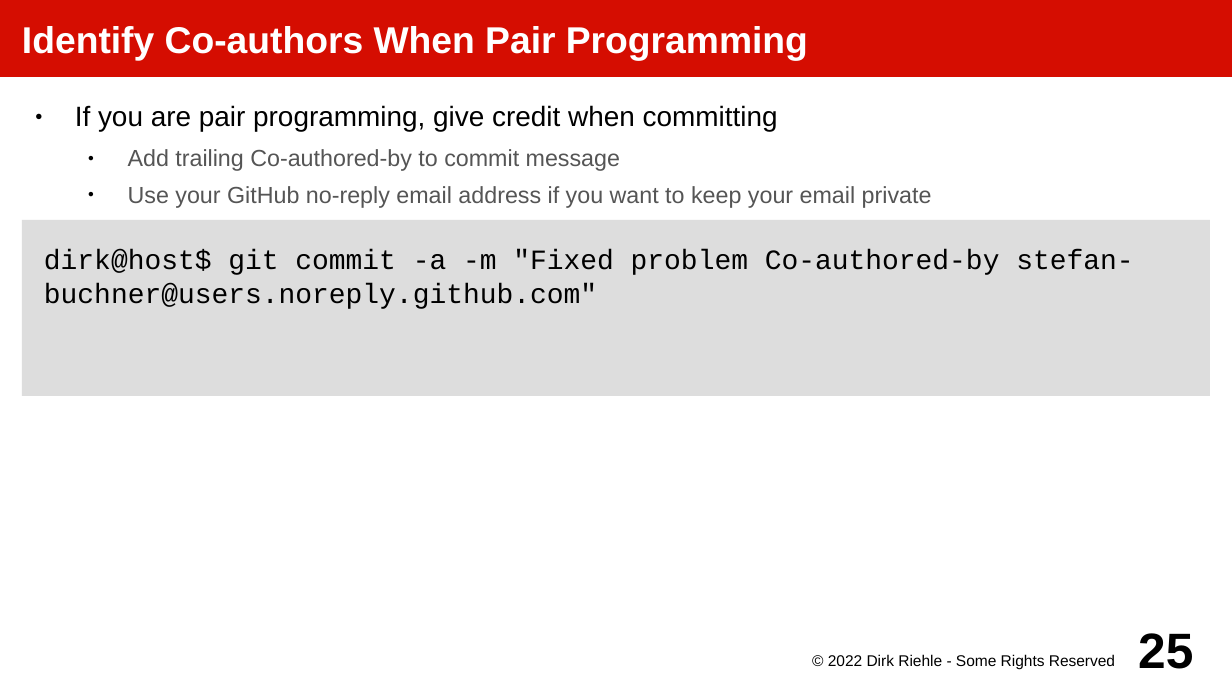
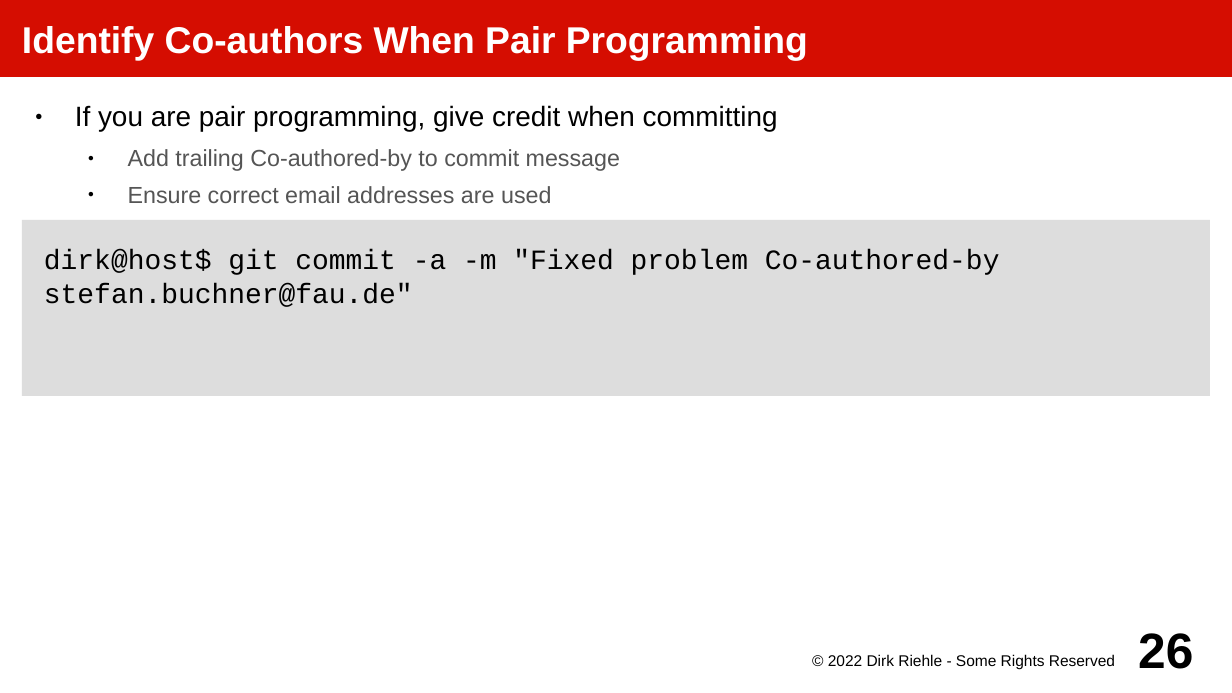
Before and after one commit to dirkriehle/amos-course, a slide deck: slide 26 of Lecture slides/AMOS A02 - Project Setup.odp (slide 25 before the commit). Drawn at 1232x693 pixels with LibreOffice and Linux fonts; fonts in the diff are those of the drawing. Boxes give left, top, right and bottom in pixels: in the first picture for what was removed or moved away, otherwise in the second. Text is boxed around its words. In the diff, an @@ line names an element or a change of style, - is before the commit and + after.

```diff
--- a/Lecture slides/AMOS A02 - Project Setup.odp
+++ b/Lecture slides/AMOS A02 - Project Setup.odp
@@ text at (x1=128, y1=186, x2=551, y2=203): text changed @@
-  ● Use your GitHub no-reply email address if you want to keep your email private
+  ● Ensure correct email addresses are used
@@ text in rectangle at (x1=44, y1=250, x2=1000, y2=307): text changed @@
-dirk@host$ git commit -a -m "Fixed problem Co-authored-by stefan-buchner@users.noreply.github.com"
+dirk@host$ git commit -a -m "Fixed problem Co-authored-by stefan.buchner@fau.de"
@@ page number at (x1=1138, y1=633, x2=1193, y2=669): text changed @@
-25
+26
```
Also in this commit, not shown: 9 other slides changed, 1 slide added, 3 other files.
